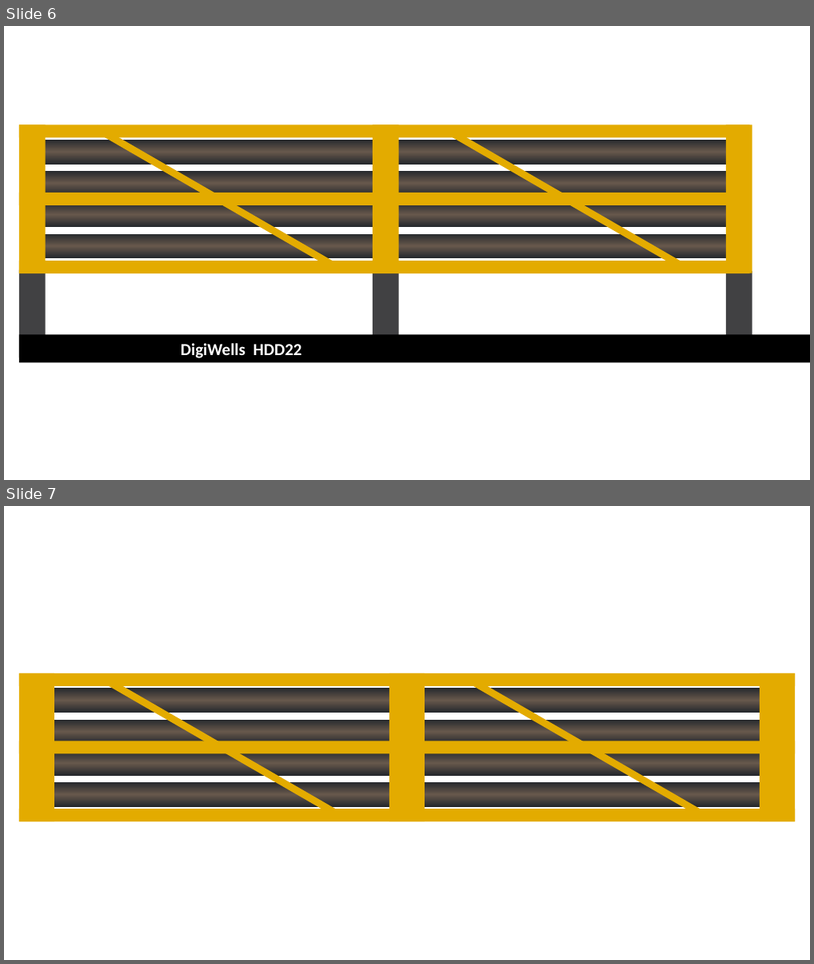
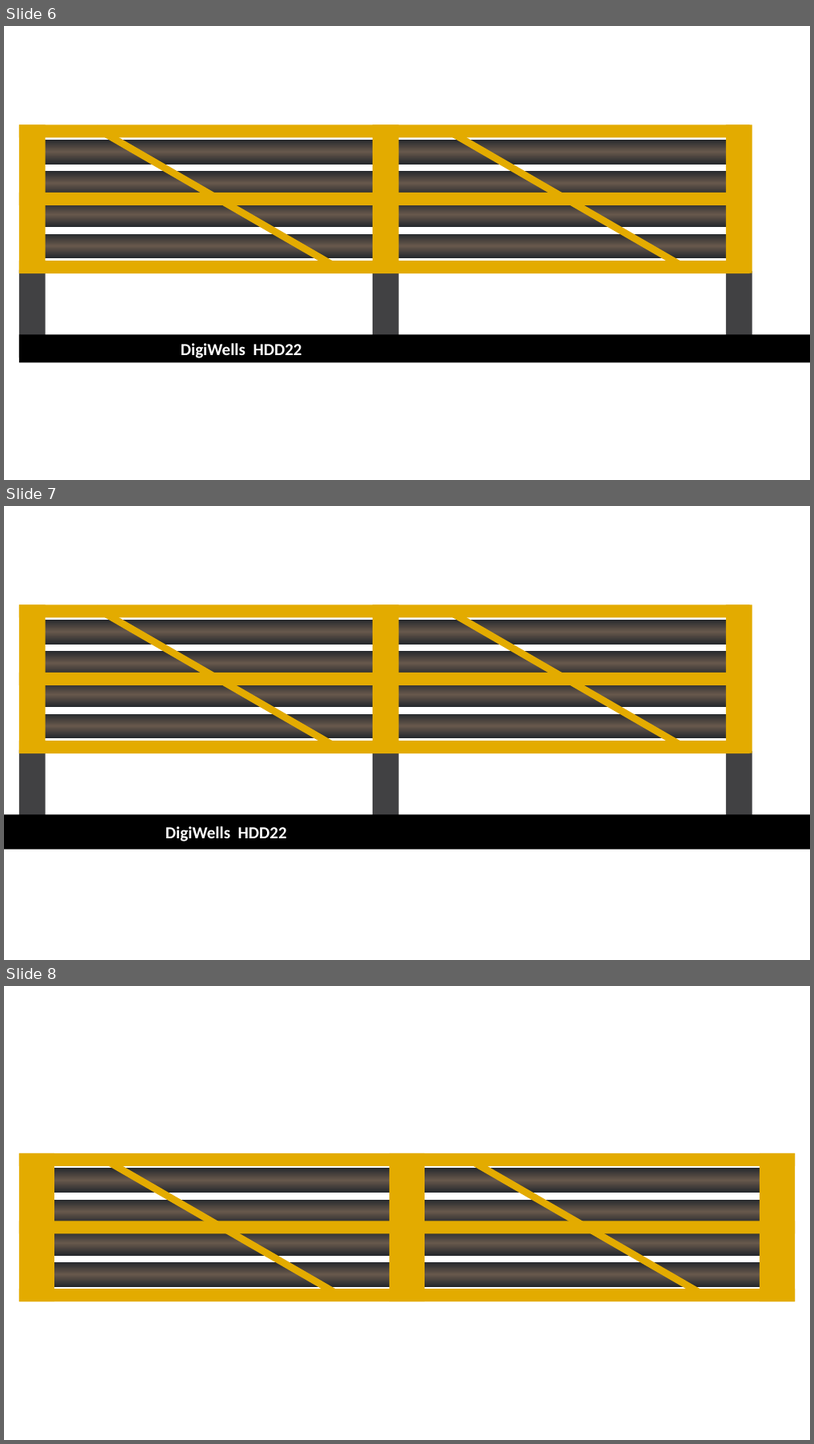
Before and after one commit to CodingTrain/Directional-Boring, a slide deck: assets/dirrectional-drill.pptx. Shown one above the other, each under a label of ours: slides 6 and 7 before the commit, slides 6, 7 and 8 after it. The pictures are 814x964 and 814x1444 pixels, drawn with LibreOffice and Linux fonts; fonts in the diff are those of the drawing. Boxes give left, top, right and bottom in pixels: in the first picture for what was removed or moved away, otherwise in the second. Text is boxed around its words. In the diff, an @@ line names an element or a change of style, - is before the commit and + after.

```diff
--- a/assets/dirrectional-drill.pptx
+++ b/assets/dirrectional-drill.pptx
@@ slide 7 added at bbox=[4, 506, 810, 960], background #FFFFFF @@
@@ rectangle added at bbox=[19, 604, 45, 753], fill #E3AB00 @@
@@ rectangle added at bbox=[19, 604, 750, 617], fill #E3AB00 @@
@@ rectangle added at bbox=[37, 620, 744, 644], fill gradient #26292D to #67584C @@
@@ rectangle added at bbox=[94, 605, 333, 747], fill #E3AB00 @@
@@ rectangle added at bbox=[373, 604, 399, 753], fill #E3AB00 @@
@@ rectangle added at bbox=[448, 608, 687, 751], fill #E3AB00 @@
@@ rectangle added at bbox=[726, 604, 752, 753], fill #E3AB00 @@
@@ rectangle added at bbox=[19, 672, 750, 685], fill #E3AB00 @@
@@ rectangle added at bbox=[37, 651, 744, 676], fill gradient #26292D to #67584C @@
@@ trapezoid added at bbox=[119, 656, 450, 664], fill #E3AB00 @@
@@ rectangle added at bbox=[37, 682, 744, 706], fill gradient #26292D to #67584C @@
@@ rectangle added at bbox=[37, 713, 744, 738], fill gradient #26292D to #67584C @@
@@ rectangle added at bbox=[19, 740, 750, 753], fill #E3AB00 @@
@@ rectangle added at bbox=[19, 750, 45, 837], fill #414143 @@
@@ rectangle added at bbox=[373, 751, 399, 839], fill #414143 @@
@@ rectangle added at bbox=[726, 751, 752, 839], fill #414143 @@
@@ rectangle added at bbox=[4, 815, 810, 849], fill #000000, 20 pt, text #FFFFFF, bold @@
+DigiWells HDD22
@@ what was slide 7 is now slide 8 @@
```
Also in this commit, not shown: 1 other file.
